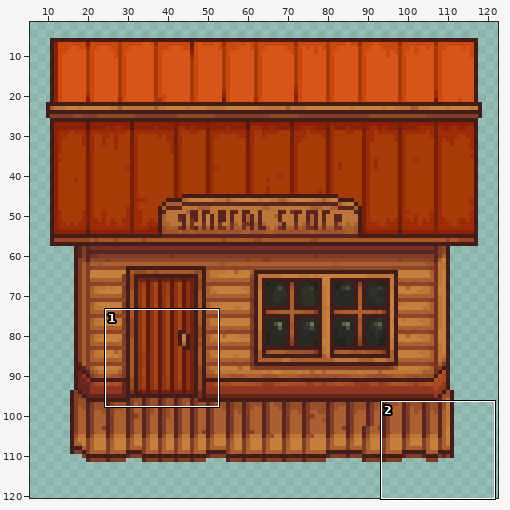
Sprite sheet, stored at Assets/Content/Entities/general_store/general_store.png. Above, an overview of the earlier version with the close-up marked.
Close-up. Before the commit:
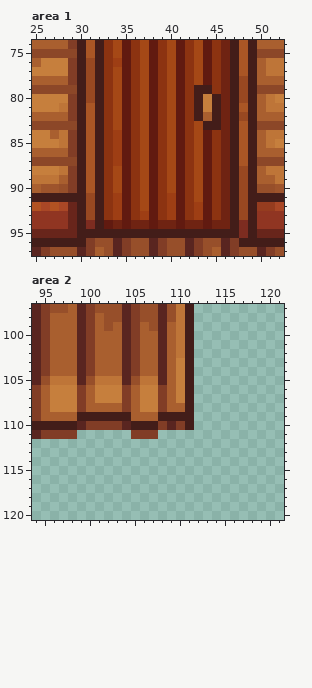
The file is 128x128 pixels. Shown: area 1: x 25..52, y 74..97; area 2: x 94..121, y 97..120. The wide view leaves out empty margins.
And afterwards:
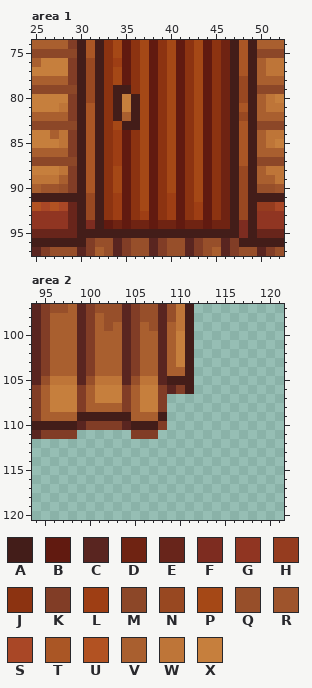
Palette (. is transparent): A #431d19  B #611a10  C #592520  D #6f2312  E #68251b  F #7d2c20  G #903522  H #953c1f  J #8c3311  K #813d26  L #9e3e14  M #8c4728  N #984821  P #a54816  Q #974f2a  R #9e542c  S #a94726  T #aa5625  U #b25222  V #a95f2f  W #be7538  X #c67f3d
Changes in this commit:
{"where": "area 1"}
{"y":79,"x":34,"old":"PB","new":"AA"}
{"y":79,"x":43,"old":"AA","new":"PB"}
{"y":80,"x":34,"old":"PBJ","new":"AXA"}
{"y":80,"x":43,"old":"AXA","new":"PBJ"}
{"y":81,"x":34,"old":"PBJ","new":"AXA"}
{"y":81,"x":43,"old":"AXA","new":"PBJ"}
{"y":82,"x":34,"old":"PBJ","new":"AVA"}
{"y":82,"x":43,"old":"AVA","new":"PBJ"}
{"y":83,"x":35,"old":"BJ","new":"AA"}
{"y":83,"x":44,"old":"AA","new":"BJ"}
{"where": "area 2"}
{"y":100,"x":110,"old":"W","new":"X"}
{"y":101,"x":110,"old":"W","new":"X"}
{"y":102,"x":110,"old":"W","new":"X"}
{"y":104,"x":110,"old":"X","new":"V"}
{"y":105,"x":109,"old":"VX","new":"AA"}
{"y":106,"x":109,"old":"VX","new":"CK"}
{"y":107,"x":109,"old":"VXA","new":"..."}
{"y":108,"x":109,"old":"VVA","new":"..."}
{"y":109,"x":109,"old":"AAA","new":"..."}
{"y":110,"x":109,"old":"CKA","new":"..."}
{"label":"changed","picture_box":[113,85,140,130]}
{"label":"changed","picture_box":[194,85,221,130]}
{"label":"changed","picture_box":[167,331,194,430]}
